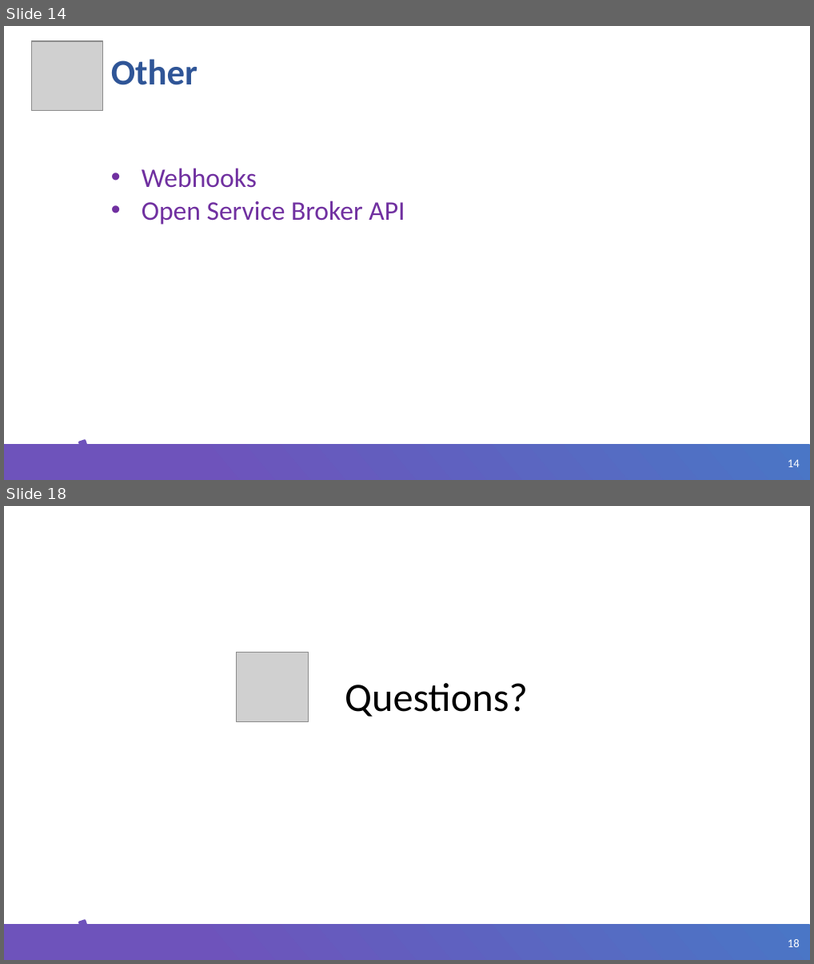
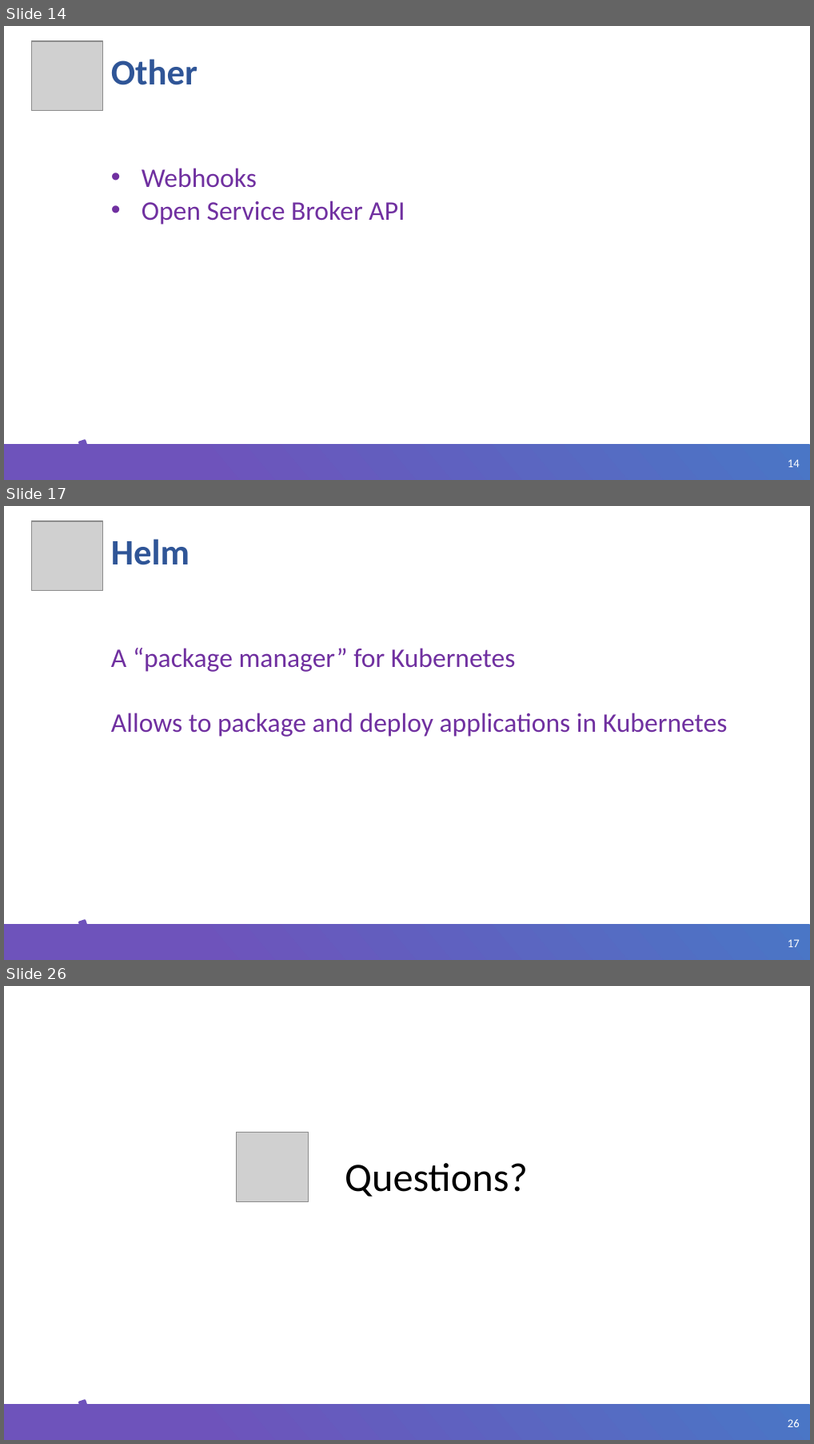
Before and after one commit to ybaryshnikova/extensions-meetup, a slide deck: Kubernetes CRD Helm.pptx. Shown one above the other, each under a label of ours: slides 14 and 18 before the commit, slides 14, 17 and 26 after it; the slides between them are not shown. The pictures are 814x964 and 814x1444 pixels, drawn with LibreOffice and Linux fonts; fonts in the diff are those of the drawing; grey boxes stand for pictures; background and template pictures are left out. Boxes give left, top, right and bottom in pixels: in the first picture for what was removed or moved away, otherwise in the second. Text is boxed around its words. In the diff, an @@ line names an element or a change of style, - is before the commit and + after.

Commit message:
restructure CRD helm examples

```diff
--- a/Kubernetes CRD Helm.pptx
+++ b/Kubernetes CRD Helm.pptx
@@ slide 17 added at (4, 506, 810, 960), background #FFFFFF; not listed: 3 template elements that a slide beside it also shows @@
@@ picture added at (31, 521, 103, 591) @@
@@ title added at (111, 539, 190, 565), 32 pt, text #2F5597, bold @@
+Helm
@@ text added at (111, 648, 728, 736), 24 pt, text #7030A0 @@
+A “package manager” for Kubernetes
+Allows to package and deploy applications in Kubernetes
@@ what was slide 18 is now slide 26 @@
@@ page number at (788, 1419, 800, 1427): text changed @@
-18
+26
```
Also in this commit, not shown: 2 slides changed, 8 other slides added, 1 slide removed, 21 other files.
